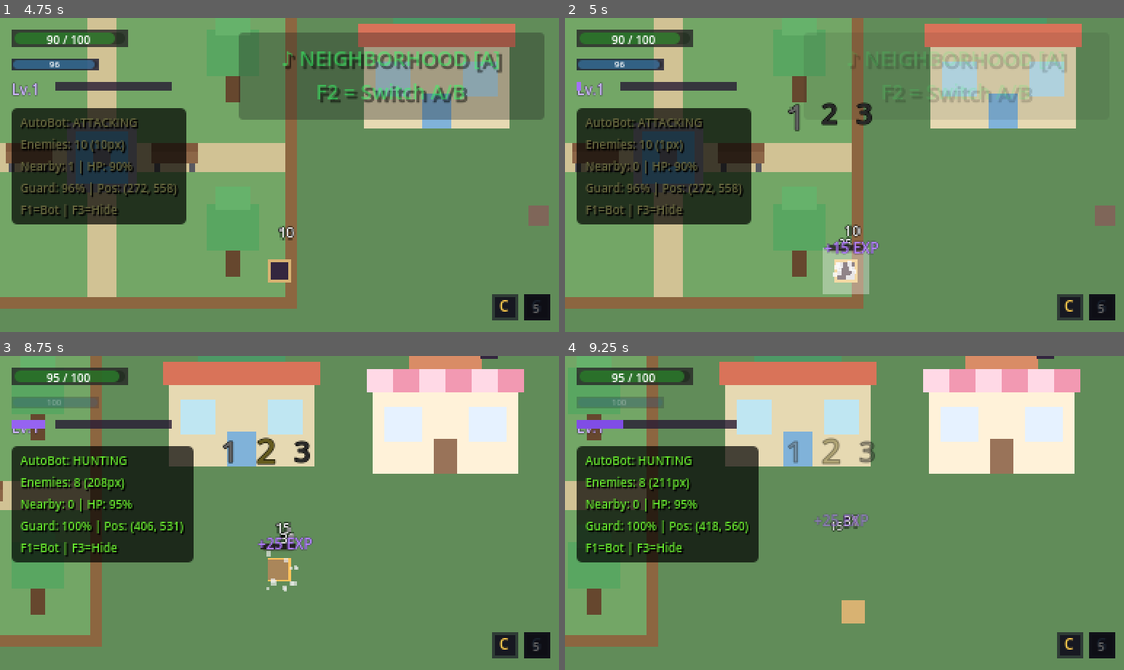
Above: before the commit, frames 1-4 (two rows, left to right).
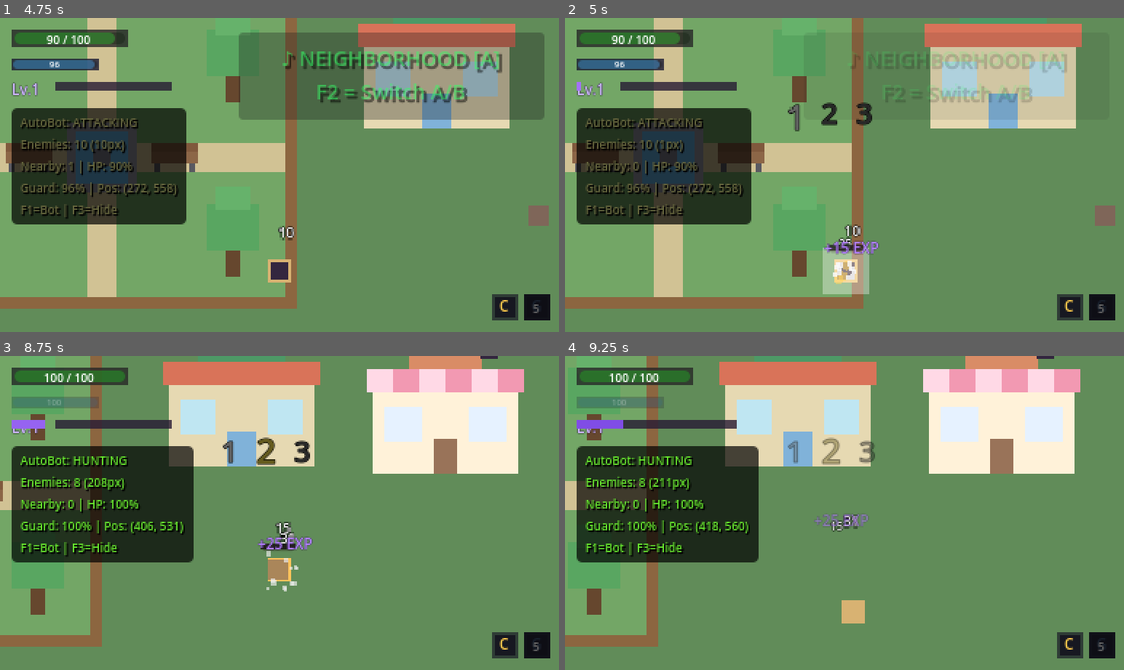
Above: after the commit, the same moments.

Repository: anthonyscry/momi-chronicles
Game: Godot game, scene res://ui/menus/title_screen.tscn
The game is run twice, just before and just after one commit, with the same random seed, the same clock (stepped at 60 frames per second) and the same inputs.
Inputs (mouse positions are in pixels of both pictures, inside the frame that each line leads up to):
- Up to frame 1 (4.75 s): tap Enter at 0.5 s; move the mouse to (402, 159) at 0.52 s; hold D (move_right) 0.53-1.28 s; hold Space (attack) 0.53-1.28 s; move the mouse to (167, 190) at 1.27 s; hold S (move_down) 1.28-2.03 s; tap V (block) at 1.35 s; move the mouse to (335, 105) at 2.02 s; hold D (move_right) 2.03-2.78 s; tap X (dodge) at 2.1 s; move the mouse to (251, 237) at 2.77 s; hold W (move_up) 2.78-3.53 s; tap E (interact) at 2.85 s; move the mouse to (447, 222) at 3.52 s; hold Shift (run) 3.53-4.28 s; hold A (move_left) from 3.53 s (still down); move the mouse to (111, 127) at 4.27 s; right-click (111, 127) at 4.35 s
- Up to frame 2 (5 s): keep holding A (move_left)
- Up to frame 3 (8.75 s): move the mouse to (307, 513) at 5.02 s; release A (move_left) at 5.03 s; hold S (move_down) 5.03-5.78 s; hold Space (attack) 5.03-5.78 s; move the mouse to (195, 434) at 5.77 s; hold D (move_right) 5.78-6.53 s; tap V (block) at 5.85 s; move the mouse to (402, 497) at 6.52 s; hold W (move_up) 6.53-7.28 s; tap X (dodge) at 6.6 s; move the mouse to (167, 528) at 7.27 s; hold D (move_right) 7.28-8.03 s; tap E (interact) at 7.35 s; move the mouse to (335, 443) at 8.02 s; hold S (move_down) from 8.03 s (still down); hold Shift (run) from 8.03 s (still down)
- Up to frame 4 (9.25 s): move the mouse to (816, 575) at 8.77 s; release S (move_down) at 8.78 s; release Shift (run) at 8.78 s; hold A (move_left) from 8.78 s (still down); right-click (816, 575) at 8.85 s

Frame 1 is identical in both runs. In frame 2, less than 0.1% of the frame differs, in the area x 48-51%, y 77-85%; in frame 3, 0.3%, in the area x 7-25%, y 4-50%; in frame 4, 0.3%.
Error in both runs: Invalid assignment of property or key 'patrol_points' with value of type 'Array' on a base object of type 'CharacterBody2D (Crow)'. (res://characters/enemies/s…

Commit message:
feat(13-02): configure per-enemy drop tables
- Raccoon: 80% for 1-2 coins, 25% for health
- Crow: 90% for 1-3 coins, 15% for health
- Boss Raccoon King: 100% for 10-20 coins, 100% for 3-5 health
- Boss drops spawn before dramatic death sequence

Diff:
--- a/characters/enemies/boss_raccoon_king.gd
+++ b/characters/enemies/boss_raccoon_king.gd
@@ -140,8 +140,19 @@
 	# Boss death is special
 	Events.boss_defeated.emit(self)
 
+	# Spawn drops (boss always drops lots of loot!)
+	_spawn_drops()
+
 	# Dramatic death sequence
 	_play_death_sequence()
+
+
+## Boss drops: 100% chance for 10-20 coins, 100% chance for 3-5 health
+func _init_default_drops() -> void:
+	drop_table = [
+		{"scene": COIN_PICKUP_SCENE, "chance": 1.0, "min": 10, "max": 20},
+		{"scene": HEALTH_PICKUP_SCENE, "chance": 1.0, "min": 3, "max": 5},
+	]
 
 func _play_death_sequence() -> void:
 	# Disable collision
--- a/characters/enemies/crow.gd
+++ b/characters/enemies/crow.gd
@@ -22,3 +22,11 @@
 
 	# Crow ignores world collision (flies)
 	set_collision_mask_value(1, false)
+
+
+## Crow drops: 90% chance for 1-3 coins, 15% chance for health
+func _init_default_drops() -> void:
+	drop_table = [
+		{"scene": COIN_PICKUP_SCENE, "chance": 0.9, "min": 1, "max": 3},
+		{"scene": HEALTH_PICKUP_SCENE, "chance": 0.15, "min": 1, "max": 1},
+	]
--- a/characters/enemies/raccoon.gd
+++ b/characters/enemies/raccoon.gd
@@ -14,3 +14,11 @@
 
 	# Call parent ready
 	super._ready()
+
+
+## Raccoon drops: 80% chance for 1-2 coins, 25% chance for health
+func _init_default_drops() -> void:
+	drop_table = [
+		{"scene": COIN_PICKUP_SCENE, "chance": 0.8, "min": 1, "max": 2},
+		{"scene": HEALTH_PICKUP_SCENE, "chance": 0.25, "min": 1, "max": 1},
+	]
